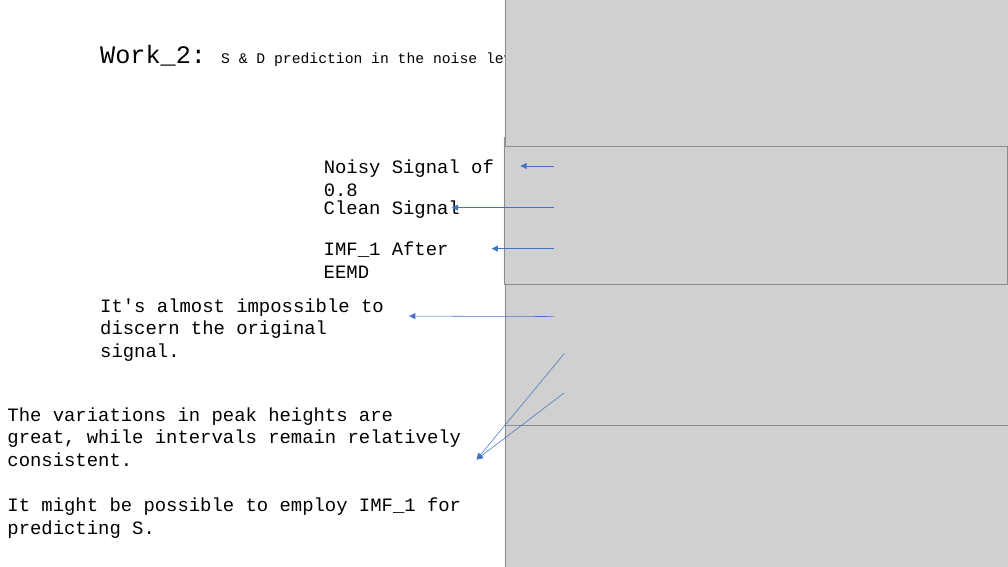
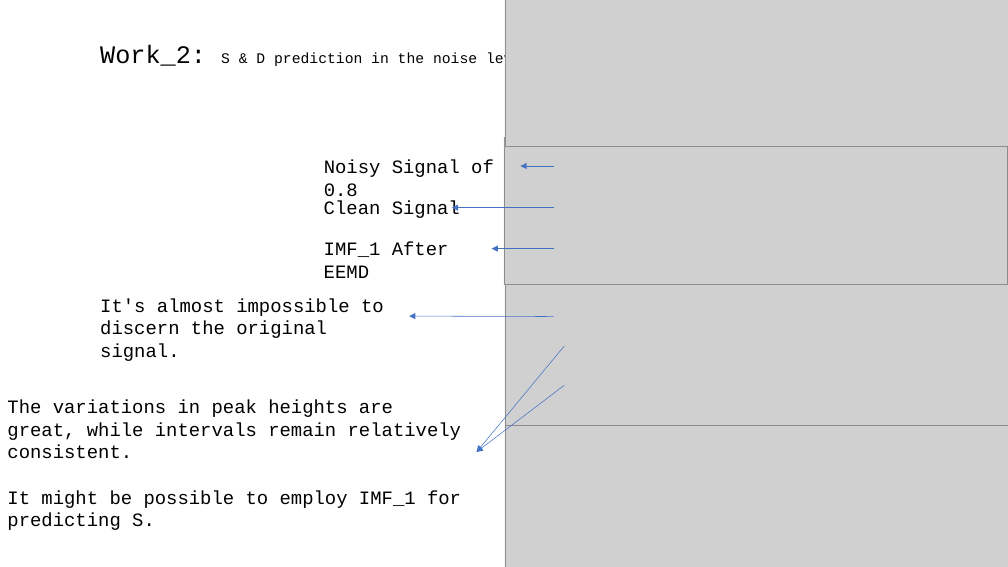
Before and after one commit to A-Big-Tortoise/Presentation, a slide deck: slide 10 of Presentation_821_JiayuChen.pptx. Drawn at 1008x567 pixels with LibreOffice and Linux fonts; fonts in the diff are those of the drawing; grey boxes stand for pictures. Boxes give left, top, right and bottom in pixels: in the first picture for what was removed or moved away, otherwise in the second. Text is boxed around its words. In the diff, an @@ line names an element or a change of style, - is before the commit and + after.

```diff
--- a/Presentation_821_JiayuChen.pptx
+++ b/Presentation_821_JiayuChen.pptx
@@ arrow moved from (564, 354) - (476, 460) to (564, 346) - (476, 452) @@
@@ arrow moved from (564, 393) - (476, 460) to (564, 386) - (476, 452) @@
@@ text "The variations in peak heights ...": place and size @@
-text "The variations in peak heights ..." at bbox=[7, 407, 461, 515]
+text "The variations in peak heights ..." at bbox=[7, 400, 461, 508]
```
Also in this commit, not shown: 4 other slides changed.
